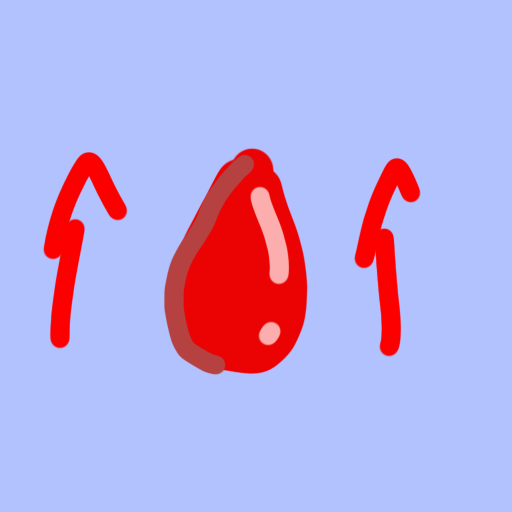
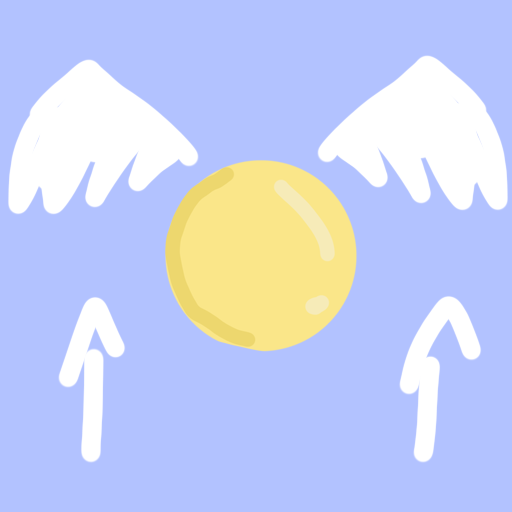
Layer changes from the first 512x512 image to the second:
added layer "子弹速度提升" above "伤害提升" over left=8, top=55, right=508, bottom=463
hid "伤害提升" over left=42, top=147, right=422, bottom=376
